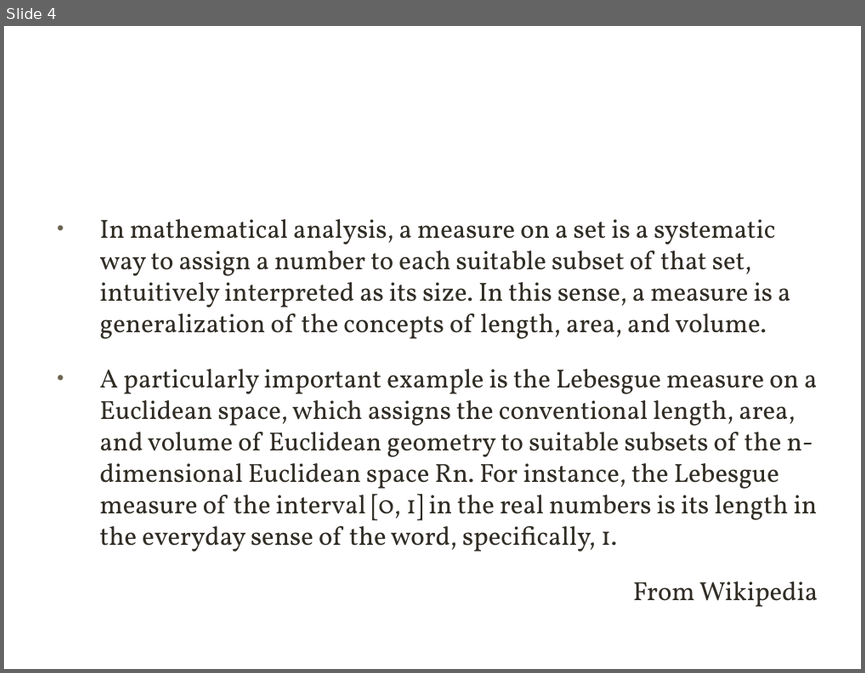
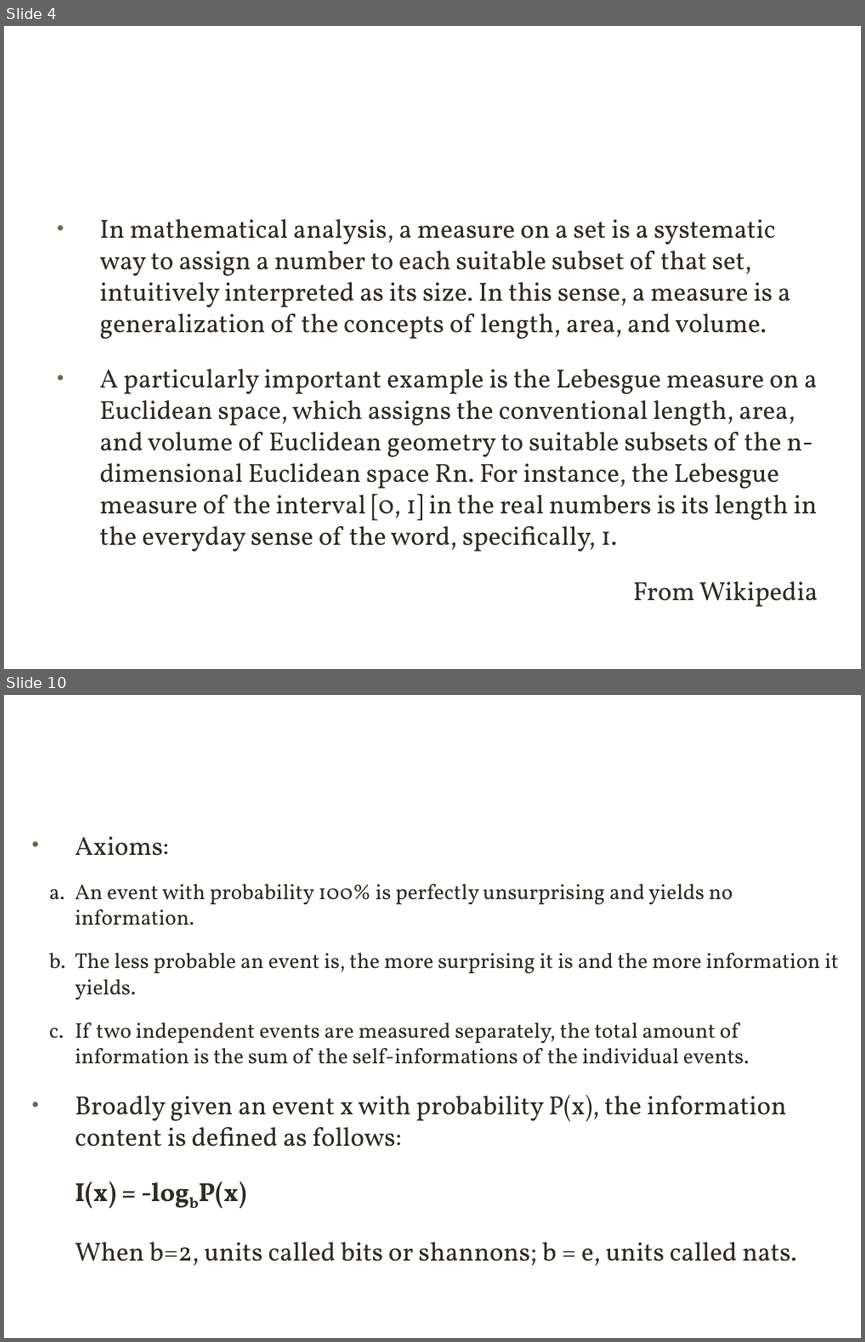
Before and after one commit to xuqinkun/Report, a slide deck: 深度学习-3.12-3.14.pptx. Shown one above the other, each under a label of ours: slide 4 before the commit, slides 4 and 10 after it; the slides between them are not shown. The pictures are 865x673 and 865x1342 pixels, drawn with LibreOffice and Linux fonts; fonts in the diff are those of the drawing; background and template pictures are left out. Boxes give left, top, right and bottom in pixels: in the first picture for what was removed or moved away, otherwise in the second. Text is boxed around its words. In the diff, an @@ line names an element or a change of style, - is before the commit and + after.

```diff
--- a/深度学习-3.12-3.14.pptx
+++ b/深度学习-3.12-3.14.pptx
@@ slide 10 added at (4,695,861,1338), background picture (left out) @@
@@ title added at (46,745,800,816), 40 pt, text #FFFFFF @@
+2.1 Self-Information
@@ text added at (75,836,838,1064), 18 pt, text #302C24 @@
+• Axioms:
+a. An event with probability 100% is perfectly unsurprising and yields no information.
+b. The less probable an event is, the more surprising it is and the more information it yields.
+c. If two independent events are measured separately, the total amount of information is the sum of the self-informations of the individual events.
@@ text added at (75,1095,796,1265), 22 pt, text #302C24 @@
+• Broadly given an event x with probability P(x), the information content is defined as follows:
+I(x) = -logbP(x)
+When b=2, units called bits or shannons; b = e, units called nats.
```
Also in this commit, not shown: 4 slides changed, 9 other slides added.
